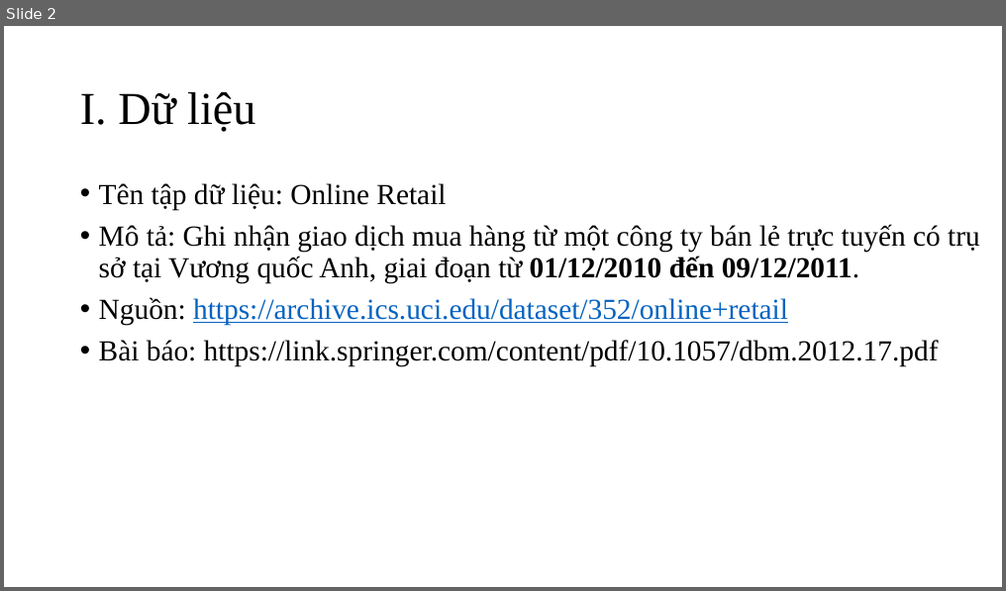
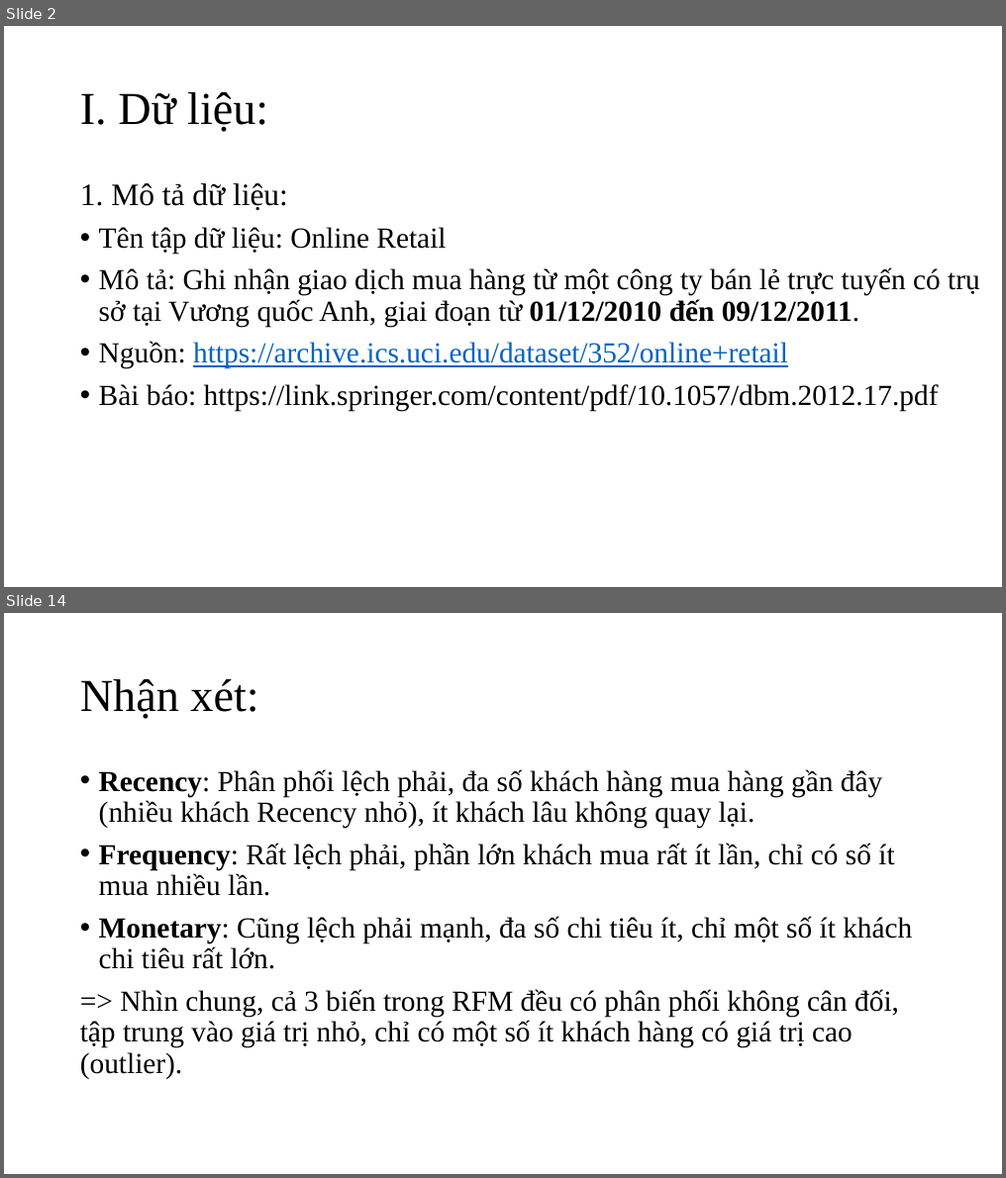
Before and after one commit to QuangMinh03042005/sgu25_kpdl, a slide deck: Lab02/online_retail.pptx. Shown one above the other, each under a label of ours: slide 2 before the commit, slides 2 and 14 after it; the slides between them are not shown. The pictures are 1006x591 and 1006x1178 pixels, drawn with LibreOffice and Linux fonts; fonts in the diff are those of the drawing. Boxes give left, top, right and bottom in pixels: in the first picture for what was removed or moved away, otherwise in the second. Text is boxed around its words. In the diff, an @@ line names an element or a change of style, - is before the commit and + after.

```diff
--- a/Lab02/online_retail.pptx
+++ b/Lab02/online_retail.pptx
@@ slide 14 added at (4,613,1002,1174), background #FFFFFF @@
@@ title added at (80,679,258,719), 44 pt, text #000000 @@
+Nhận xét:
@@ text added at (80,769,912,1079), 28 pt, text #000000 @@
+• Recency: Phân phối lệch phải, đa số khách hàng mua hàng gần đây (nhiều khách Recency nhỏ), ít khách lâu không quay lại.
+• Frequency: Rất lệch phải, phần lớn khách mua rất ít lần, chỉ có số ít mua nhiều lần.
+• Monetary: Cũng lệch phải mạnh, đa số chi tiêu ít, chỉ một số ít khách chi tiêu rất lớn.
+=> Nhìn chung, cả 3 biến trong RFM đều có phân phối không cân đối, tập trung vào giá trị nhỏ, chỉ có một số ít khách hàng có giá trị cao (outlier).
@@ slide 2 changed as well @@
@@ title at (80,92,268,132): text changed @@
-I. Dữ liệu
+I. Dữ liệu:
@@ text at (80,183,288,210): paragraph added @@
+1. Mô tả dữ liệu:
```
Also in this commit, not shown: 22 other slides added, 2 other files.
